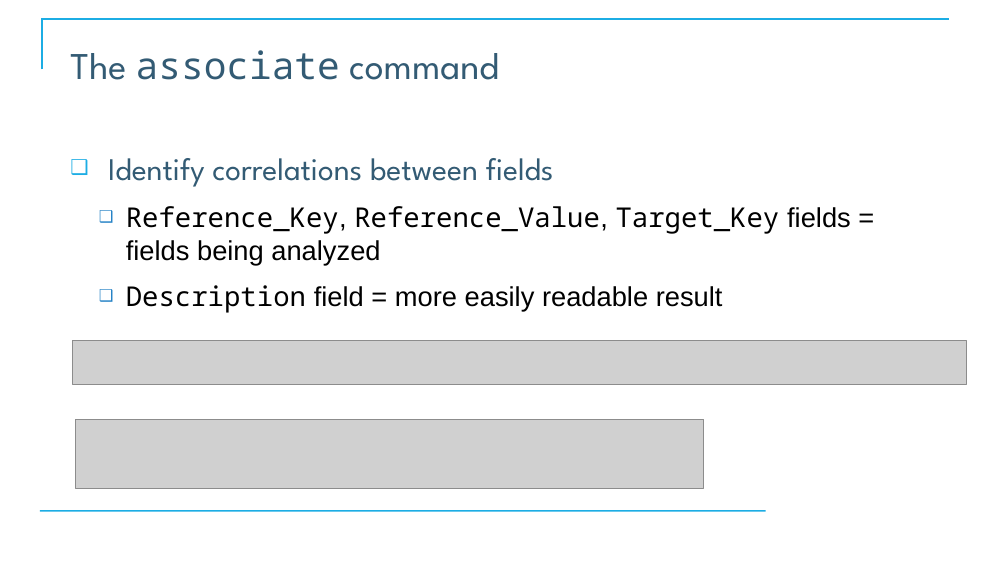
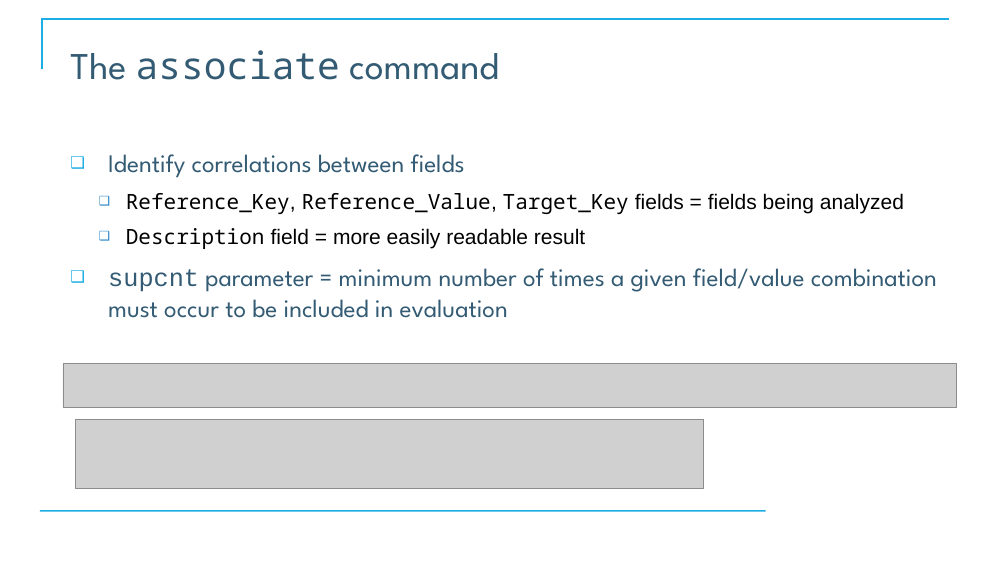
Before and after one commit to CostelloTechnicalConsulting/XSPLK2ClassFiles, a slide deck: slide 70 of ppt/XSPLK2SelfPaced.pptx (slide 69 before the commit). Drawn at 1008x567 pixels with LibreOffice and Linux fonts; fonts in the diff are those of the drawing; grey boxes stand for pictures; background and template pictures are left out. Boxes give left, top, right and bottom in pixels: in the first picture for what was removed or moved away, otherwise in the second. Text is boxed around its words. In the diff, an @@ line names an element or a change of style, - is before the commit and + after.

```diff
--- a/ppt/XSPLK2SelfPaced.pptx
+++ b/ppt/XSPLK2SelfPaced.pptx
@@ text at (x1=108, y1=154, x2=904, y2=249): size 30 to 24 pt in "Identify correlations between fields"; size 26 to 20 pt in "Reference_Key, Reference_Value, Target_Key fields = fields b ...", "Description field = more easily readable result"; less space between paragraphs @@
@@ text at (x1=108, y1=268, x2=937, y2=318): paragraph added @@
+❑ supcnt parameter = minimum number of times a given field/value combination must occur to be included in evaluation
@@ picture moved from (x1=73, y1=341, x2=966, y2=385) to (x1=63, y1=364, x2=956, y2=408) @@
```
Also in this commit, not shown: 8 other slides changed, 1 slide added.
